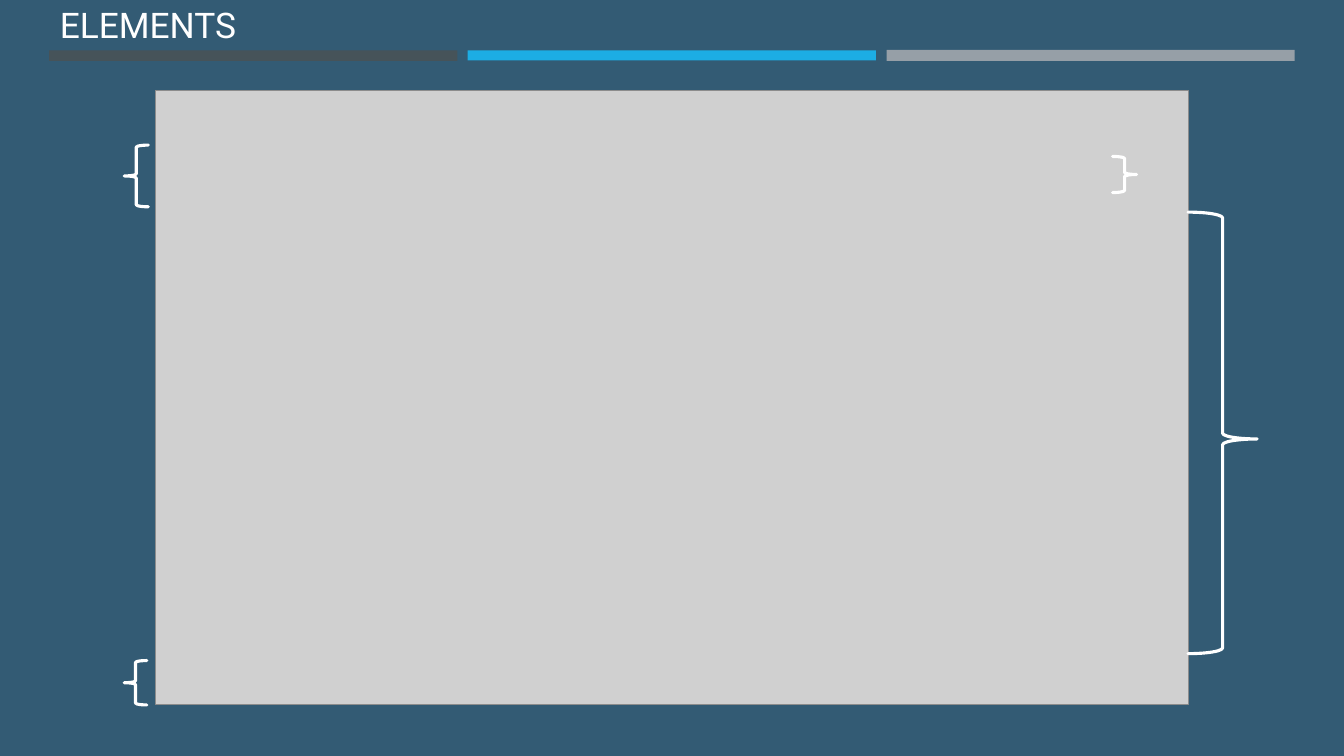
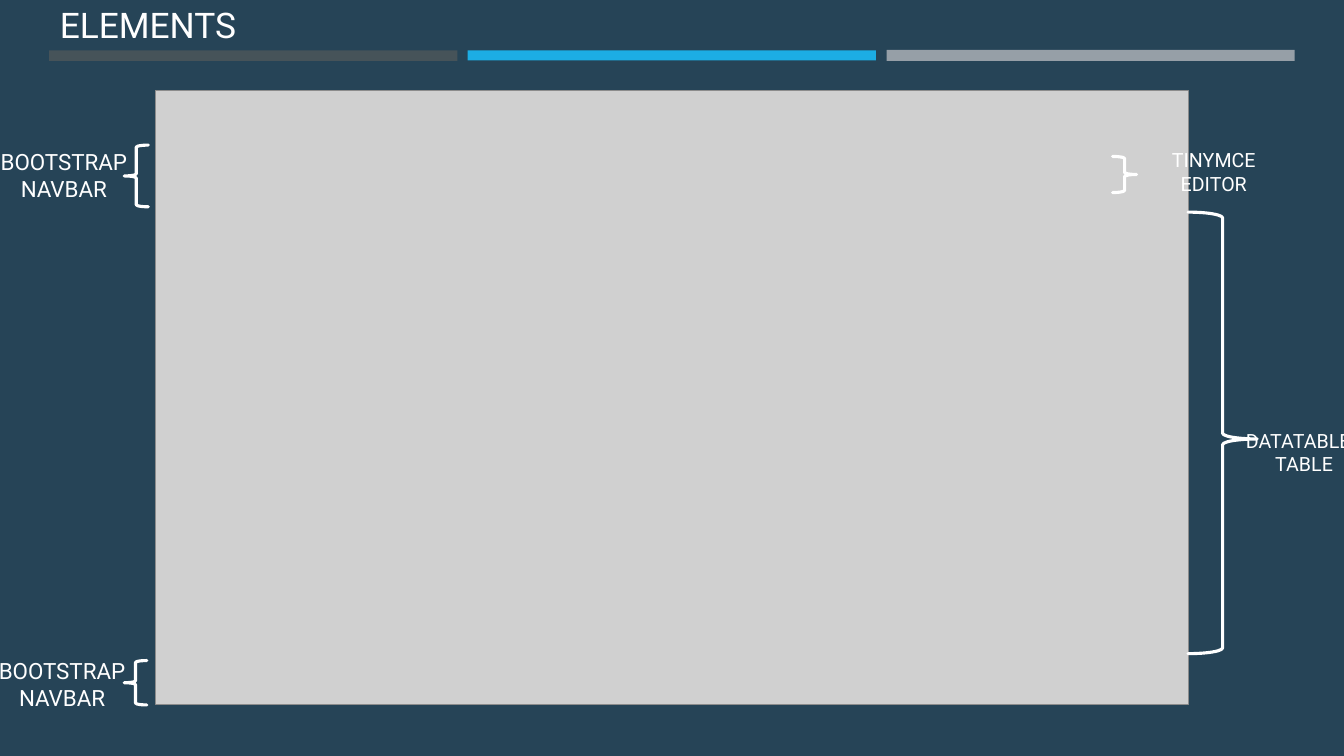
Before and after one commit to HSD-BDAT/BDAT1007_Social_Mining_02, a slide deck: slide 19 of BDAT 1007 Social Data Mining Techniques.pptx (slide 14 before the commit). Drawn at 1344x756 pixels with LibreOffice and Linux fonts; fonts in the diff are those of the drawing; grey boxes stand for pictures. Boxes give left, top, right and bottom in pixels: in the first picture for what was removed or moved away, otherwise in the second. Text is boxed around its words. In the diff, an @@ line names an element or a change of style, - is before the commit and + after.

```diff
--- a/BDAT 1007 Social Data Mining Techniques.pptx
+++ b/BDAT 1007 Social Data Mining Techniques.pptx
@@ background #335B74 to #264457 @@
@@ text added at <box>1172,149,1256,197</box>, 14 pt, text #FFFFFF @@
+TINYMCE EDITOR
@@ text added at <box>1,154,127,197</box>, 16 pt, text #FFFFFF @@
+BOOTSTRAP NAVBAR
@@ text added at <box>1275,457,1333,471</box>, 14 pt, text #FFFFFF @@
+DATATABLES TABLE
@@ text added at <box>0,663,125,706</box>, 16 pt, text #FFFFFF @@
+BOOTSTRAP NAVBAR
```
Also in this commit, not shown: 10 other slides changed, 6 slides added, 5 other files.
